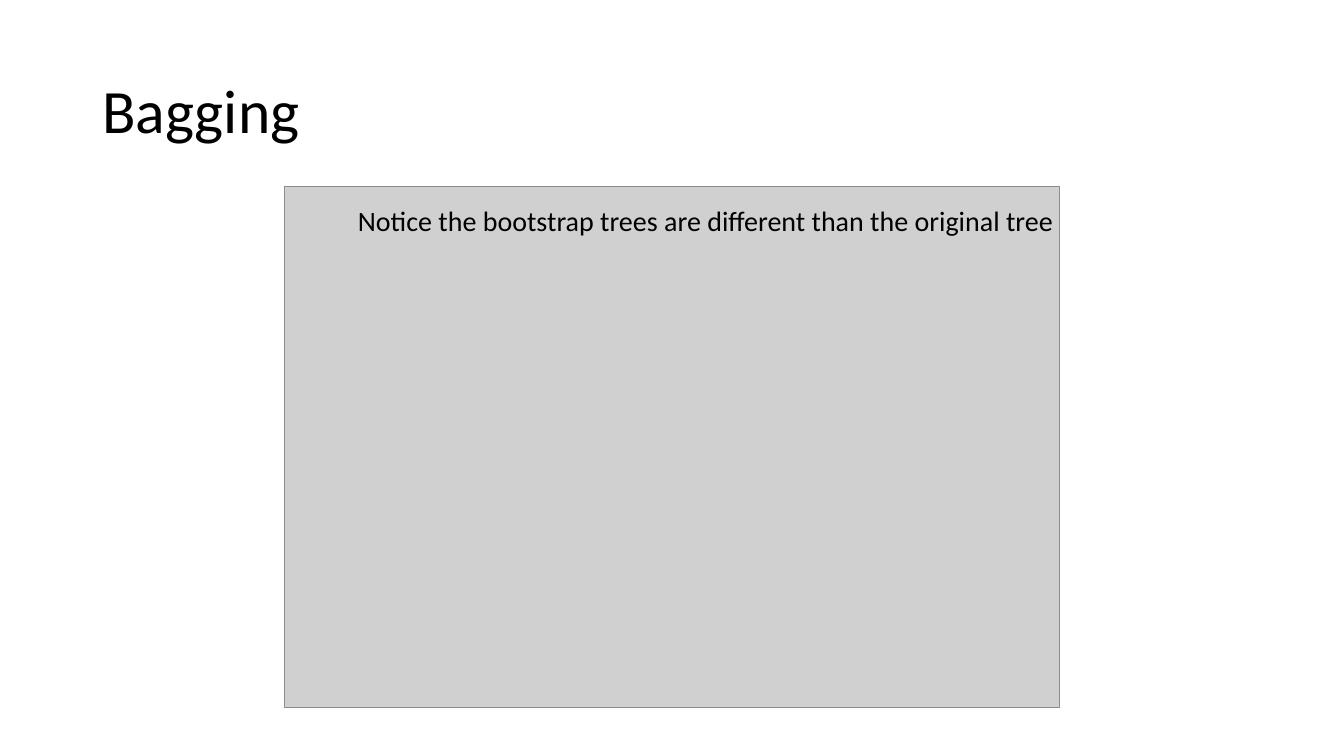
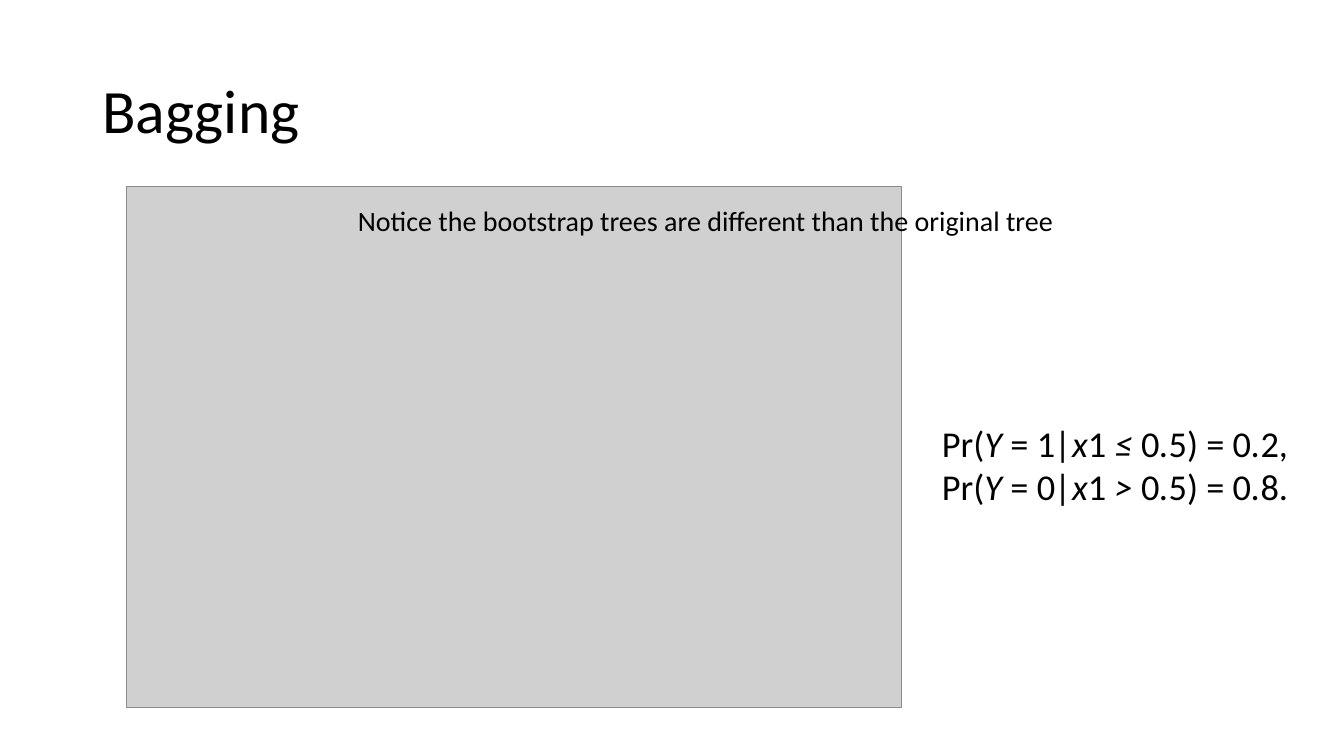
Before and after one commit to yaoyichi/yaoyichi.github.io, a slide deck: slide 35 of spatial-ai/w4w5.3-random-forest.pptx. Drawn at 1344x756 pixels with LibreOffice and Linux fonts; fonts in the diff are those of the drawing; grey boxes stand for pictures. Boxes give left, top, right and bottom in pixels: in the first picture for what was removed or moved away, otherwise in the second. Text is boxed around its words. In the diff, an @@ line names an element or a change of style, - is before the commit and + after.

```diff
--- a/spatial-ai/w4w5.3-random-forest.pptx
+++ b/spatial-ai/w4w5.3-random-forest.pptx
@@ picture: place and size @@
-picture at [284, 187, 1060, 708]
+picture at [126, 187, 901, 708]
@@ text added at [942, 430, 1288, 506], 26 pt, text #000000 @@
+  Pr(Y = 1|x1 ≤ 0.5) = 0.2,
+  Pr(Y = 0|x1 > 0.5) = 0.8.
```
Also in this commit, not shown: 2 other slides changed, 1 slide removed, 11 other files.
